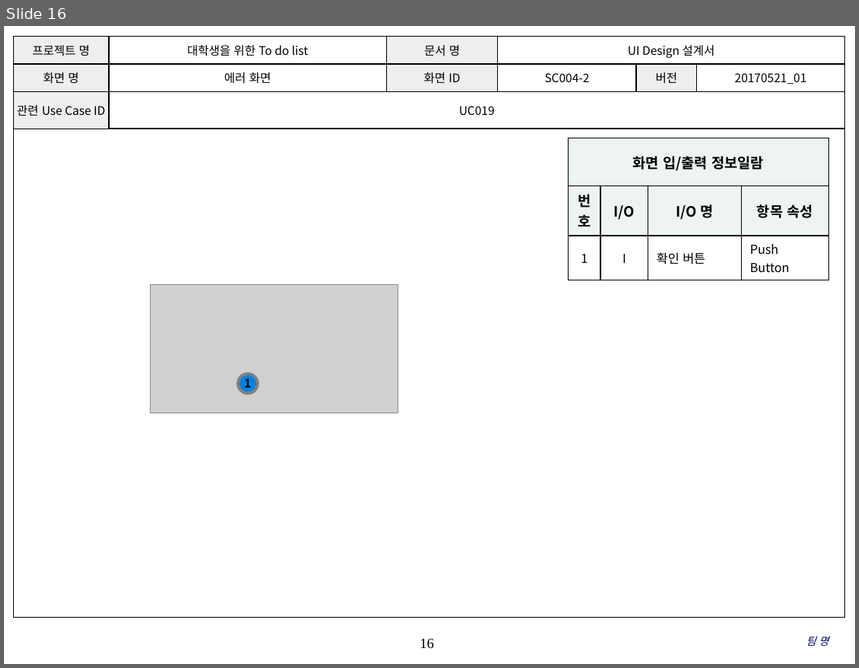
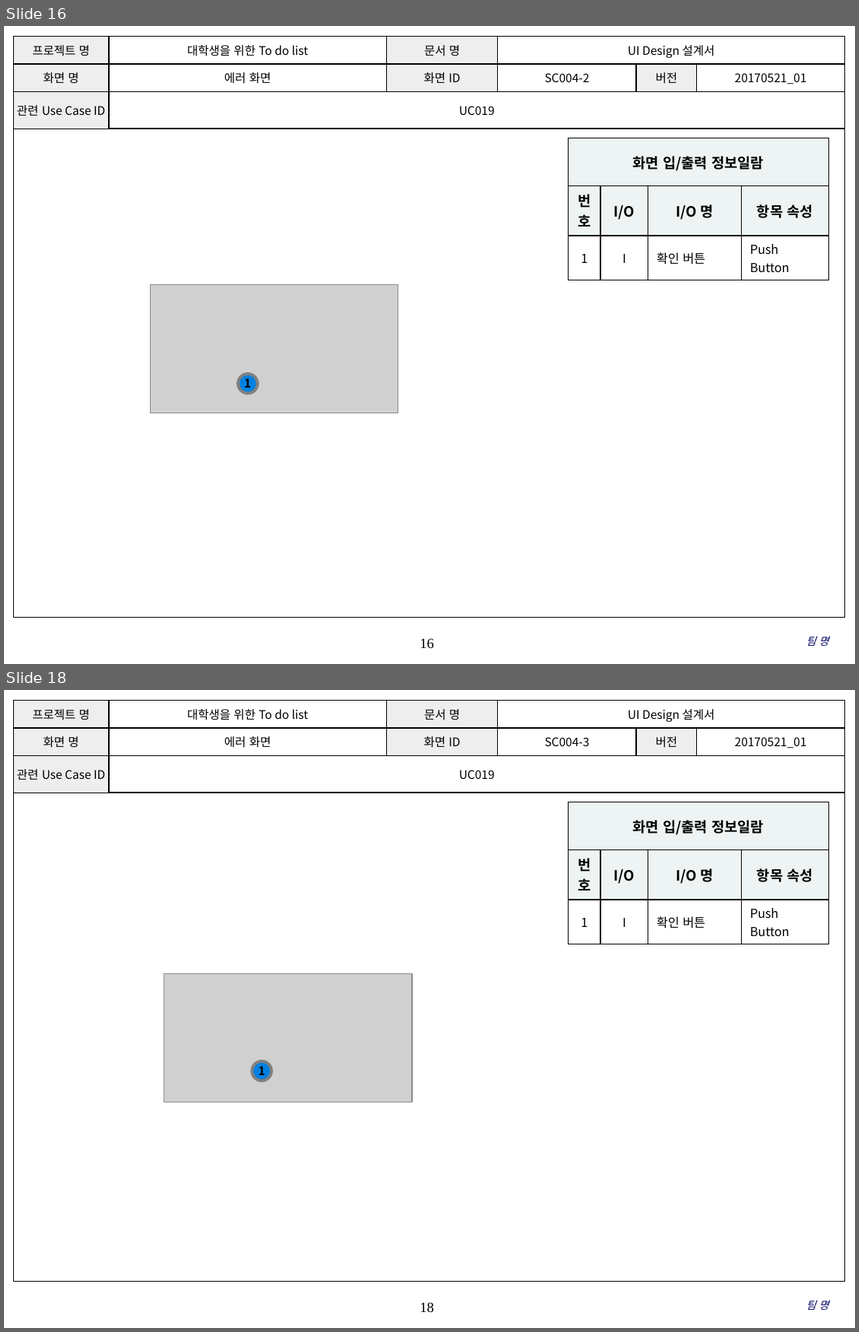
Before and after one commit to SE-admin/SE2017_4_tuna, a slide deck: doc/3_ 설계서/UI Design 설계서.pptx. Shown one above the other, each under a label of ours: slide 16 before the commit, slides 16 and 18 after it; the slides between them are not shown. The pictures are 859x668 and 859x1332 pixels, drawn with LibreOffice and Linux fonts; fonts in the diff are those of the drawing; grey boxes stand for pictures; background and template pictures are left out. Boxes give left, top, right and bottom in pixels: in the first picture for what was removed or moved away, otherwise in the second. Text is boxed around its words. In the diff, an @@ line names an element or a change of style, - is before the commit and + after.

Commit message:
doc/3_ 설계서/UI Design 설계서.pptx UI Design 설계서_4_tuna_김태현_20170521_02 설계서 검토 및 수정, 에러 화면 UI Design 추가

```diff
--- a/doc/3_ 설계서/UI Design 설계서.pptx
+++ b/doc/3_ 설계서/UI Design 설계서.pptx
@@ slide 18 added at bbox=[4, 690, 855, 1328], background #FFFFFF; not listed: 2 template elements that a slide beside it also shows @@
@@ table added at bbox=[13, 700, 845, 788], 3 rows, 6 columns @@
+프로젝트 명 | 대학생을 위한 To do list | 문서 명 | UI Design 설계서 |  | 
+화면 명 | 에러 화면 | 화면 ID | SC004-3 | 버전 | 20170521_01
+관련 Use Case ID | UC019 |  |  |  | 
@@ table added at bbox=[569, 802, 829, 939], 3 rows, 4 columns @@
+화면 입/출력 정보일람 |  |  | 
+번호 | I/O | I/O 명 | 항목 속성
+1 | I | 확인 버튼 | Push Button
@@ picture added at bbox=[164, 974, 413, 1103] @@
@@ ellipse added at bbox=[252, 1061, 272, 1081], fill #0081E2, outline #808080 2.5 pt, 10 pt, text #000000, bold @@
+1
@@ text added at bbox=[807, 1301, 829, 1310], 9 pt, text #000066, italic @@
+팀 명
```
Also in this commit, not shown: 7 slides changed, 1 other slide added.
